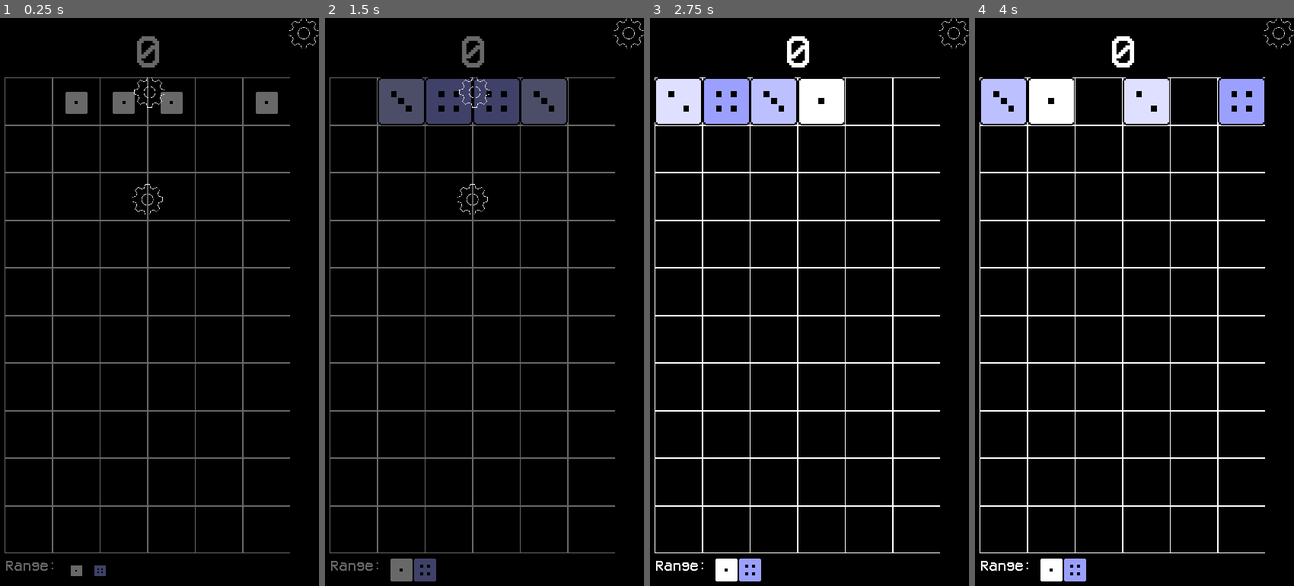
Above: before the commit, frames 1-4 (left to right).
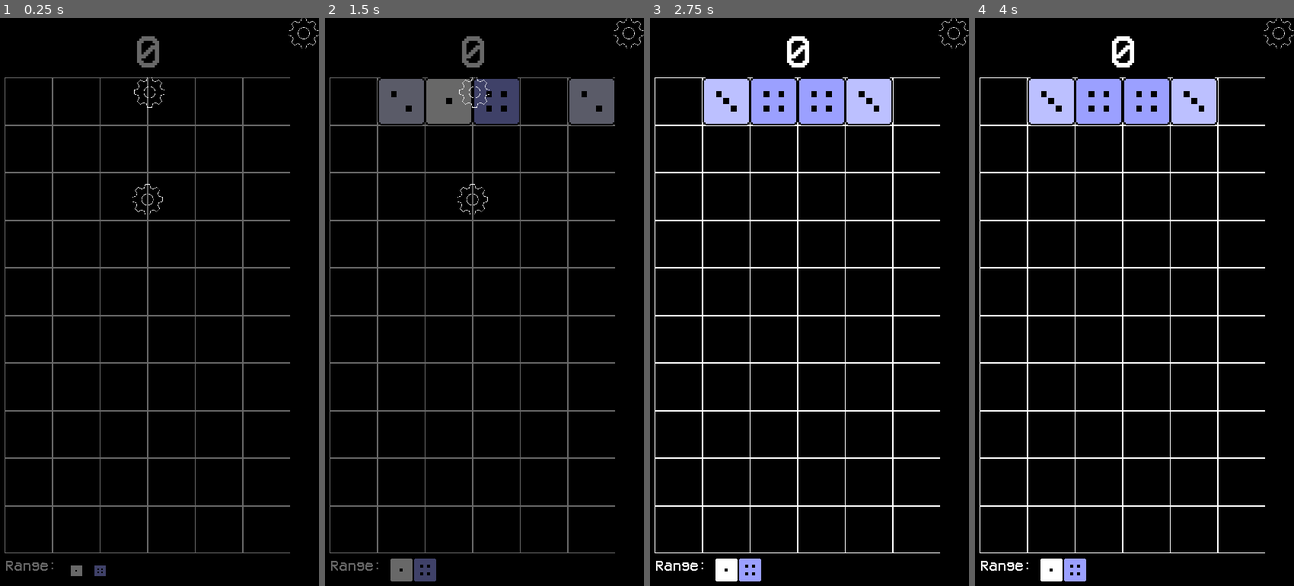
Above: after the commit, the same moments.

Repository: n8-ball/numfall_android
Game: Godot game, scene res://board/scenes/board.tscn
Same seed, same stepped clock (60 frames per second), same inputs: the game is played once before the commit and once after it. The project has no main scene, so this scene is started directly.
Inputs (mouse positions are in pixels of both pictures, inside the frame that each line leads up to):
- Up to frame 1 (0.25 s): no input
- Up to frame 2 (1.5 s): click (471, 199) at 0.5 s; click (628, 35) at 1.25 s
- Up to frame 3 (2.75 s): click (796, 199) at 2 s
- Up to frame 4 (4 s): tap Enter (ui_accept) at 2.75, 2.85, 3.02, 3.32, 3.6, 3.77 s; move the mouse to (1121, 52) at 2.77 s; click (1121, 52) at 2.92 s; move the mouse to (1054, 353) at 3.52 s; click (1054, 353) at 3.67 s

The runs differ from the first frame. In frame 1, 1.0% of the frame differs, in the area x 20-88%, y 13-17%; in frame 2, 3.4%; in frame 3, 5.5%; in frame 4, 6.6%, in the area x 1-91%, y 10-19%.
Error in both runs: Trying to assign value of type 'AnimationPlayer' to a variable of type 'Node2D'. (res://pieceSets/pixel/scripts/pixelPiece.gd:3)

Commit message:
Saving added

Diff:
--- a/board/scenes/board.tscn
+++ b/board/scenes/board.tscn
@@ -7,15 +7,16 @@
 [ext_resource path="res://board/scripts/spawner.gd" type="Script" id=5]
 [ext_resource path="res://debug/fonts/VCR_OSD_MONO_1.001.ttf" type="DynamicFontData" id=6]
 [ext_resource path="res://board/scripts/score.gd" type="Script" id=7]
+[ext_resource path="res://board/scenes/saveLoad.tscn" type="PackedScene" id=8]
 [ext_resource path="res://board/scripts/range.gd" type="Script" id=9]
 [ext_resource path="res://menu/scenes/mainMenu.tscn" type="PackedScene" id=11]
 
+[sub_resource type="DynamicFont" id=2]
+size = 192
+font_data = ExtResource( 6 )
+
 [sub_resource type="DynamicFont" id=1]
 size = 128
-font_data = ExtResource( 6 )
-
-[sub_resource type="DynamicFont" id=2]
-size = 192
 font_data = ExtResource( 6 )
 
 [node name="board" type="Node2D"]
@@ -29,6 +30,23 @@
 position = Vector2( 120, 250 )
 texture = ExtResource( 3 )
 centered = false
+
+[node name="score" type="RichTextLabel" parent="."]
+margin_left = 220.0
+margin_top = 50.0
+margin_right = 1220.0
+margin_bottom = 230.0
+custom_fonts/normal_font = SubResource( 2 )
+bbcode_enabled = true
+bbcode_text = "[center]0[/center]"
+text = "0"
+script = ExtResource( 7 )
+__meta__ = {
+"_edit_use_anchors_": false
+}
+
+[node name="selector" type="Node2D" parent="."]
+script = ExtResource( 4 )
 
 [node name="spawner" type="Node2D" parent="."]
 script = ExtResource( 5 )
@@ -47,22 +65,8 @@
 "_edit_use_anchors_": false
 }
 
-[node name="selector" type="Node2D" parent="."]
-script = ExtResource( 4 )
-
-[node name="score" type="RichTextLabel" parent="."]
-margin_left = 220.0
-margin_top = 50.0
-margin_right = 1220.0
-margin_bottom = 230.0
-custom_fonts/normal_font = SubResource( 2 )
-bbcode_enabled = true
-bbcode_text = "[center]0[/center]"
-text = "0"
-script = ExtResource( 7 )
-__meta__ = {
-"_edit_use_anchors_": false
-}
-
 [node name="menu" parent="." instance=ExtResource( 11 )]
 layer = 2
+
+[node name="saveLoad" parent="." instance=ExtResource( 8 )]
+pause_mode = 2
--- a/board/scripts/board.gd
+++ b/board/scripts/board.gd
@@ -2,6 +2,7 @@
 
 onready var spawner : Node2D = $"spawner"
 onready var selector : Node2D = $"selector"
+onready var saveLoad : Node2D = $"saveLoad"
 
 var newPieceName = load("res://pieceSets/pixel/scenes/pixel.tscn")
 
@@ -23,21 +24,15 @@
 # Called when the node enters the scene tree for the first time.
 func _ready():
 	createBoard()
-	for i in range(startPieces):
-		spawner.spawnPiece()
+	saveLoad.loadBoard()
 
 # Called every frame. 'delta' is the elapsed time since the previous frame.
 func _process(delta):
 	updateBoard()
-	if Input.is_action_just_pressed("ui_accept"):
-		restartGame()
-		#var newPiece = newPieceName.instance()
-		#self.add_child(newPiece)
-		#board[0][0] = newPiece
-		#newPiece.setState(newPiece.SPAWN_STATE)
-		#newPiece.setPos(getPos(0, 0))
 
 func restartGame():
+	var saveDir = Directory.new()
+	saveDir.remove("user://numfall.save")
 	for y in range(brdHt):
 		for x in range(brdWd):
 			if !isEmpty(x, y):
@@ -78,6 +73,7 @@
 	if scheduleSpawn && allReady:
 		scheduleSpawn = false
 		spawner.spawnPiece()
+		saveLoad.saveBoard()
 
 func checkBig(chkNum, chkPiece):
 	if chkNum == null:
@@ -169,3 +165,31 @@
 
 func getPieceType():
 	return newPieceName
+
+func save():
+	var simpBoard = []
+	simpBoard.resize(brdHt * brdWd)
+	for y in range(brdHt):
+		for x in range(brdWd):
+			if !isEmpty(x, y):
+				simpBoard[(y*brdWd) + x] = board[y][x].getValue()
+			else:
+				simpBoard[(y*brdWd) + x] = 0
+	var saveDict = {
+		"score" : score,
+		"board" : simpBoard
+	}
+	return saveDict
+
+func loadBoard(newBoard):
+	for y in range(brdHt):
+		for x in range(brdWd):
+			if !isEmpty(x, y):
+				board[y][x].queue_free()
+			if newBoard[(y*brdWd) + x] == 0:
+				board[y][x] = null
+			else:
+				spawner.makePiece(newBoard[(y*brdWd) + x], x, y)
+
+func loadScore(newScore):
+	score = newScore
--- a/board/scripts/saveLoad.gd
+++ b/board/scripts/saveLoad.gd
@@ -3,10 +3,28 @@
 onready var board : Node2D = $".."
 
 func _ready():
-	loadBoard()
+	pass
+
+func _process(delta):
+	if Input.is_action_just_pressed("ui_accept"):
+		saveBoard()
+	if Input.is_action_just_pressed("ui_cancel"):
+		loadBoard()
 
 func loadBoard():
-	pass
+	var saveFile = File.new()
+	if !saveFile.file_exists("user://numfall.save"):
+		return false
+	saveFile.open("user://numfall.save", File.READ)
+	var saveDict = parse_json(saveFile.get_line())
+	board.loadScore(saveDict["score"])
+	board.loadBoard(saveDict["board"])
+	return true
 
 func saveBoard():
-	pass
+	var boardData = board.save()
+	var saveFile = File.new()
+	print(boardData)
+	saveFile.open("user://numfall.save", File.WRITE)
+	saveFile.store_line(to_json(boardData))
+	saveFile.close()
--- a/pieceSets/pixel/scripts/pixelBlock.gd
+++ b/pieceSets/pixel/scripts/pixelBlock.gd
@@ -14,7 +14,7 @@
 	updateValue()
 
 func updateValue():
-	block.frame = (piece.value - 1) % maxPiece
+	block.frame = int(piece.value - 1) % maxPiece
 
 func runAnimation():
 	if piece.state == piece.IDLE_STATE:
--- a/pieceSets/pixel/scripts/pixelPiece.gd
+++ b/pieceSets/pixel/scripts/pixelPiece.gd
@@ -29,6 +29,7 @@
 # Called when the node enters the scene tree for the first time.
 func _ready():
 	blockAnimation.connect("animation_finished", self, "_animationEnd")
+	blockAnimation.updateValue()
 
 # Called every frame. 'delta' is the elapsed time since the previous frame.
 #func _process(delta):
--- a/project.godot
+++ b/project.godot
@@ -40,7 +40,8 @@
 }
 ui_cancel={
 "deadzone": 0.5,
-"events": [  ]
+"events": [ Object(InputEventKey,"resource_local_to_scene":false,"resource_name":"","device":0,"alt":false,"shift":false,"control":false,"meta":false,"command":false,"pressed":false,"scancode":32,"unicode":0,"echo":false,"script":null)
+ ]
 }
 ui_focus_next={
 "deadzone": 0.5,
Not shown: 1 places in board/scenes/board.tscn that only renumber resources
